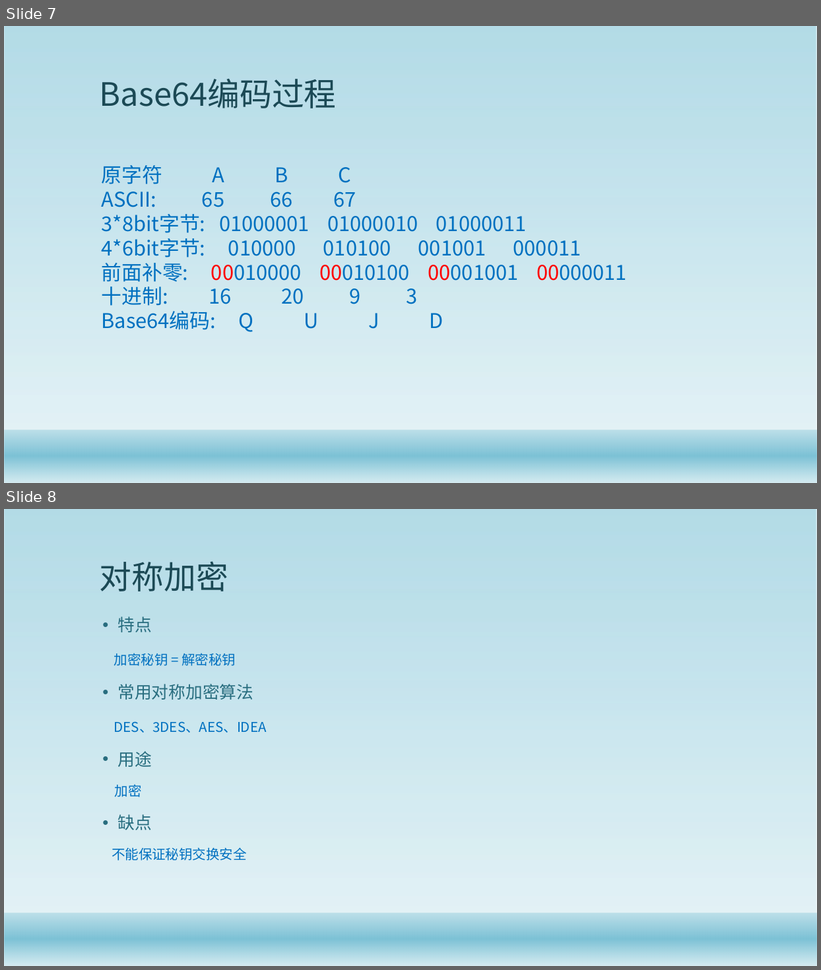
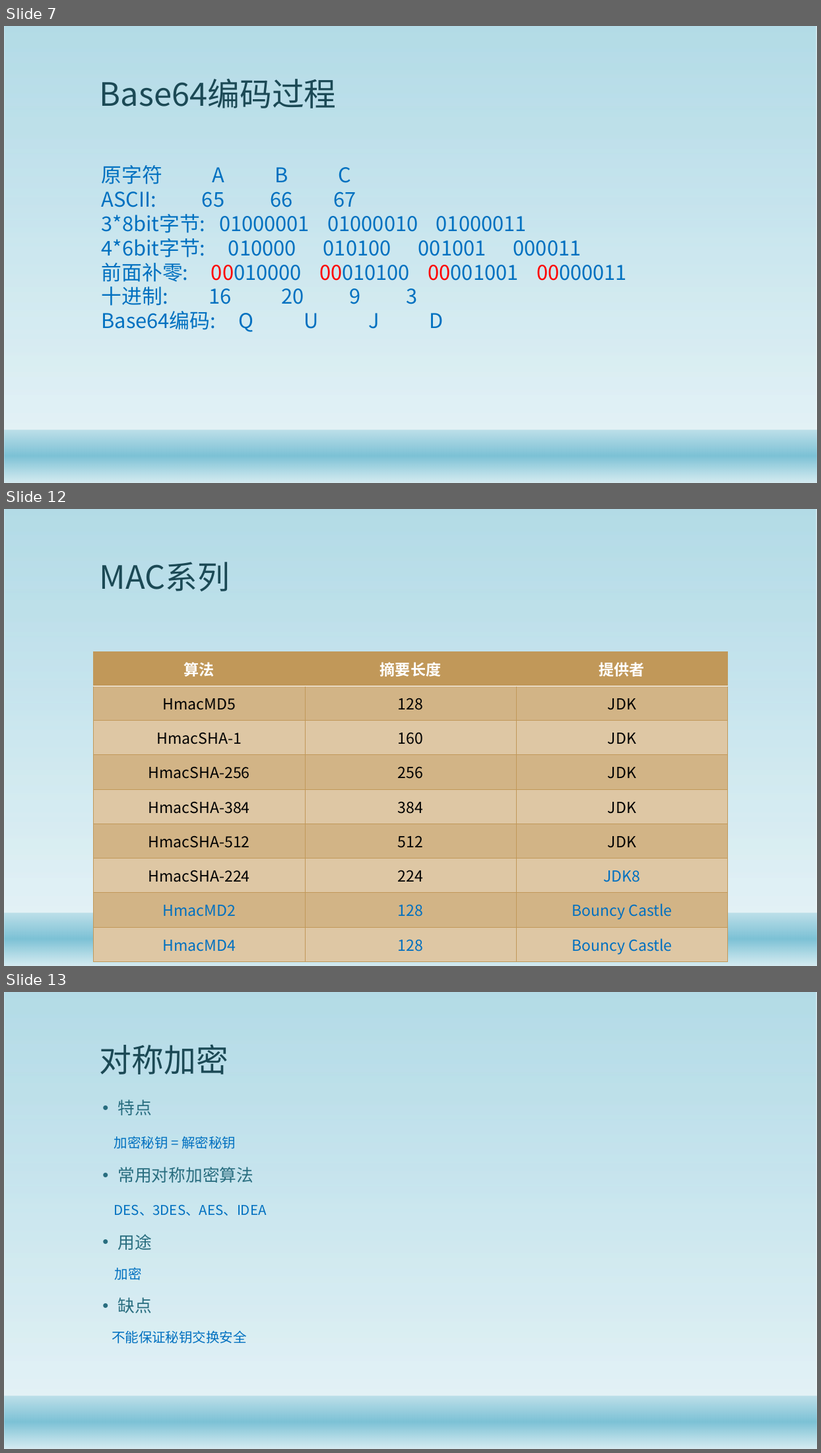
Before and after one commit to gaozhuo/java-security-doc, a slide deck: Java安全架构.pptx. Shown one above the other, each under a label of ours: slides 7 and 8 before the commit, slides 7, 12 and 13 after it; the slides between them are not shown. The pictures are 821x970 and 821x1453 pixels, drawn with LibreOffice and Linux fonts; fonts in the diff are those of the drawing; background and template pictures are left out. Boxes give left, top, right and bottom in pixels: in the first picture for what was removed or moved away, otherwise in the second. Text is boxed around its words. In the diff, an @@ line names an element or a change of style, - is before the commit and + after.

```diff
--- a/Java安全架构.pptx
+++ b/Java安全架构.pptx
@@ slide 12 added at bbox=[4, 509, 817, 966], background #FFFFFF; not listed: 2 template elements that a slide beside it also shows @@
@@ title added at bbox=[100, 562, 230, 591], 38 pt, text #1B4855 @@
+MAC系列
@@ table added at bbox=[94, 652, 729, 962], 9 rows, 3 columns @@
+算法 | 摘要长度 | 提供者
+HmacMD5 | 128 | JDK
+HmacSHA-1 | 160 | JDK
+HmacSHA-256 | 256 | JDK
+HmacSHA-384 | 384 | JDK
+HmacSHA-512 | 512 | JDK
+HmacSHA-224 | 224 | JDK8
+HmacMD2 | 128 | Bouncy Castle
+HmacMD4 | 128 | Bouncy Castle
@@ what was slide 8 is now slide 13 @@
```
Also in this commit, not shown: 1 slide changed, 4 other slides added, 7 other files.
